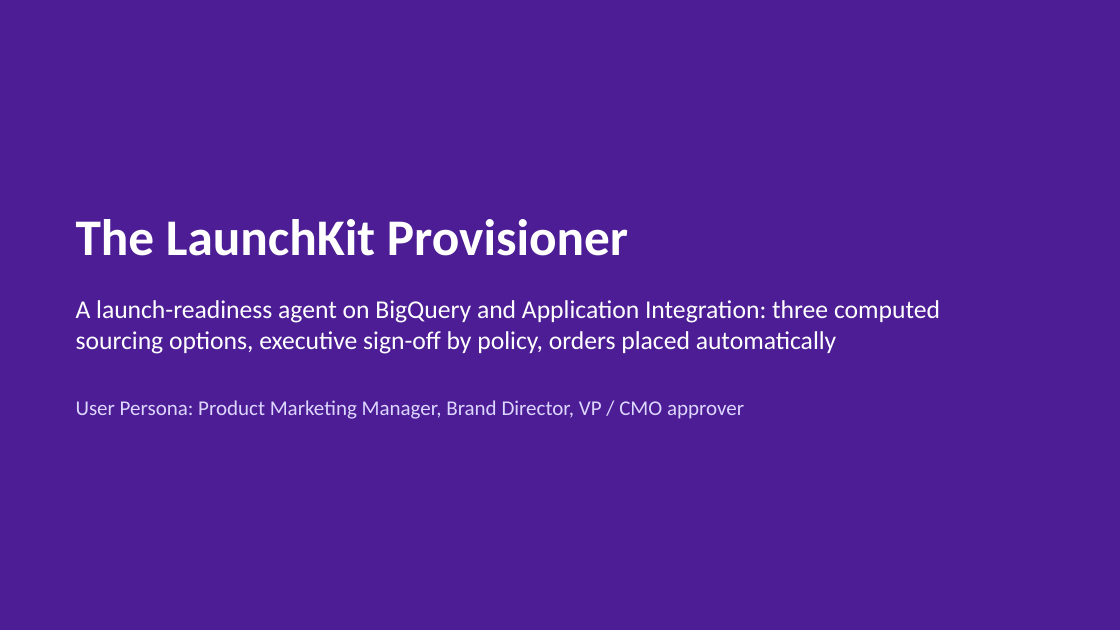
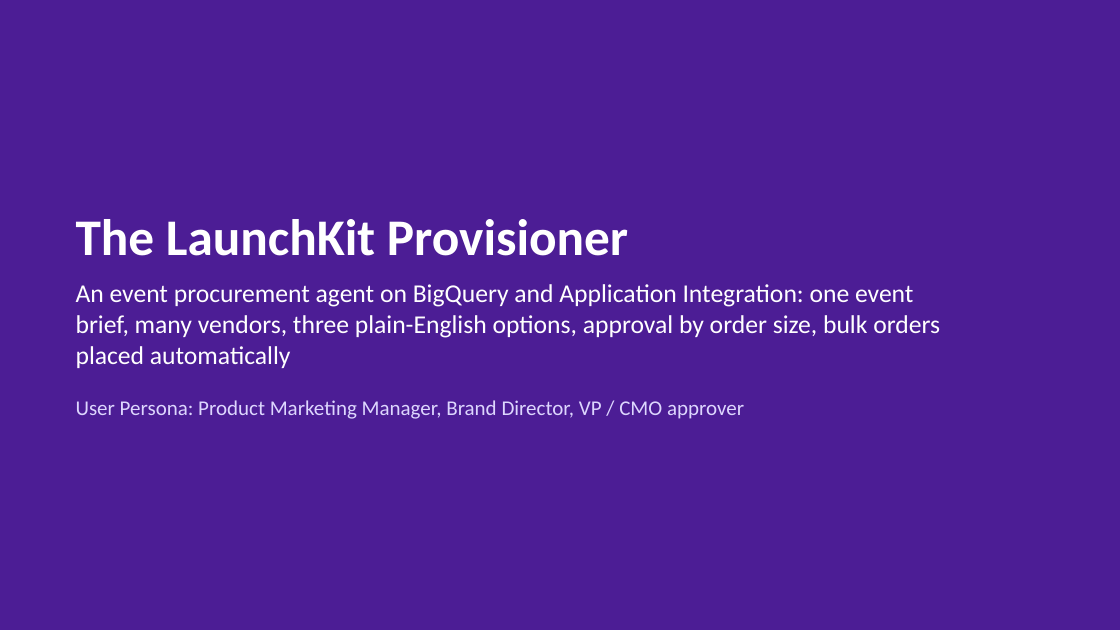
Before and after one commit to DasBalvinderDas/market-campaign-agent, a slide deck: slide 1 of docs/LaunchKit_Provisioner_Management_Deck.pptx. Drawn at 1120x630 pixels with LibreOffice and Linux fonts; fonts in the diff are those of the drawing. Boxes give left, top, right and bottom in pixels: in the first picture for what was removed or moved away, otherwise in the second. Text is boxed around its words. In the diff, an @@ line names an element or a change of style, - is before the commit and + after.

```diff
--- a/docs/LaunchKit_Provisioner_Management_Deck.pptx
+++ b/docs/LaunchKit_Provisioner_Management_Deck.pptx
@@ text at (76, 284, 940, 368): text changed @@
-A launch-readiness agent on BigQuery and Application Integration: three computed sourcing options, executive sign-off by policy, orders placed automatically
+An event procurement agent on BigQuery and Application Integration: one event brief, many vendors, three plain-English options, approval by order size, bulk orders placed automatically
```
Also in this commit, not shown: 2 other slides changed, 9 other files.
